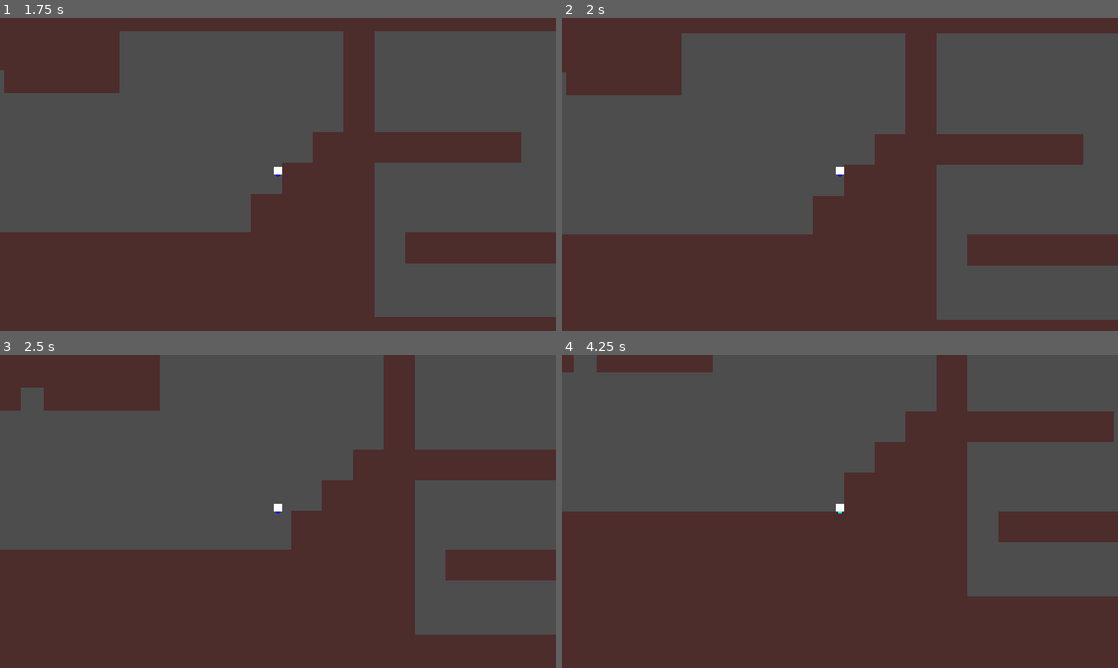
Above: before the commit, frames 1-4 (two rows, left to right).
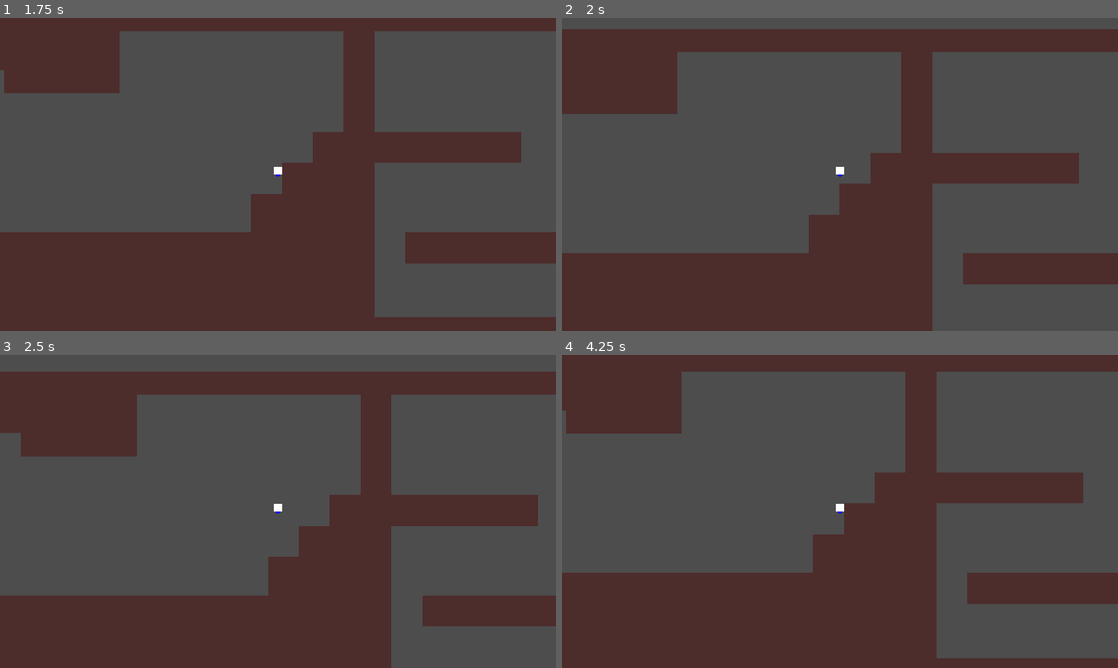
Above: after the commit, the same moments.

Repository: gogwilt/secrets-game-jam
Game: Godot game, scene res://concepts/ExpandingCircleConcept.tscn
Same seed, same stepped clock (60 frames per second), same inputs: the game is played once before the commit and once after it.
Inputs:
- Up to frame 1 (1.75 s): tap Enter at 0.5 s; hold Space (jump) 0.53-1.28 s; hold D (move_right) from 0.53 s (still down); tap Z (swap_layers) at 1.35 s; tap Space (jump) at 1.52, 1.55 s
- Up to frame 2 (2 s): keep holding D (move_right); tap Space (jump) at 1.82 s
- Up to frame 3 (2.5 s): release D (move_right) at 2.03 s; hold A (move_left) from 2.03 s (still down); hold Space (jump) from 2.03 s (still down)
- Up to frame 4 (4.25 s): release A (move_left) at 2.78 s; release Space (jump) at 2.78 s; hold D (move_right) from 2.78 s (still down); tap Z (swap_layers) at 2.85 s; tap Space (jump) at 3.02, 3.05, 3.32 s; hold Space (jump) from 3.53 s (still down)

Frame 1 is identical in both runs. In frame 2, 21% of the frame differs, in the area x 0-100%, y 0-100%; in frame 3, 34%; in frame 4, 37%, in the area x 0-100%, y 0-97%.

Commit message:
Adds double jump

Diff:
--- a/player/states/falling_state.gd
+++ b/player/states/falling_state.gd
@@ -3,8 +3,11 @@
 @export var player: Player
 @export var ground_state: State
 
+const DOUBLE_JUMPS = 1
+var double_jumps_remaining: int
+
 func enter(prev_state: String, data:= {}) -> void:
-	pass
+	double_jumps_remaining = DOUBLE_JUMPS
 
 func exit() -> void:
 	pass
@@ -47,4 +50,6 @@
 	player.move_and_slide()
 
 func update(delta: float) -> void:
-	pass
+	if Input.is_action_just_pressed("jump") and double_jumps_remaining > 0:
+		double_jumps_remaining -= 1
+		player.velocity.y = Player.JUMP_VELOCITY
